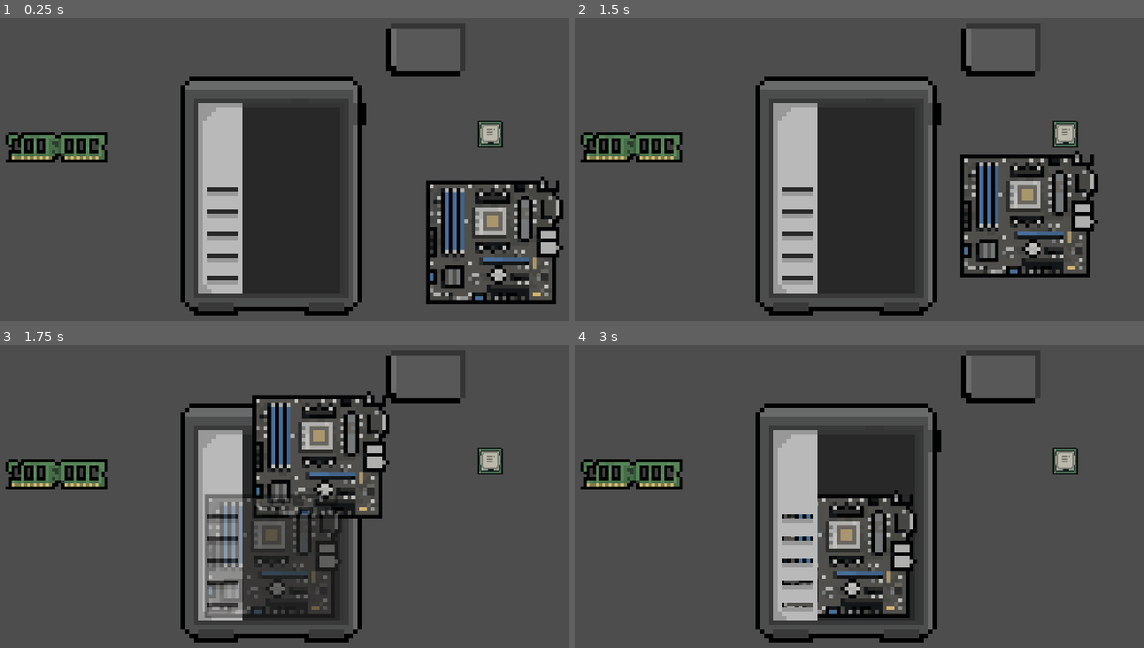
Above: before the commit, frames 1-4 (two rows, left to right).
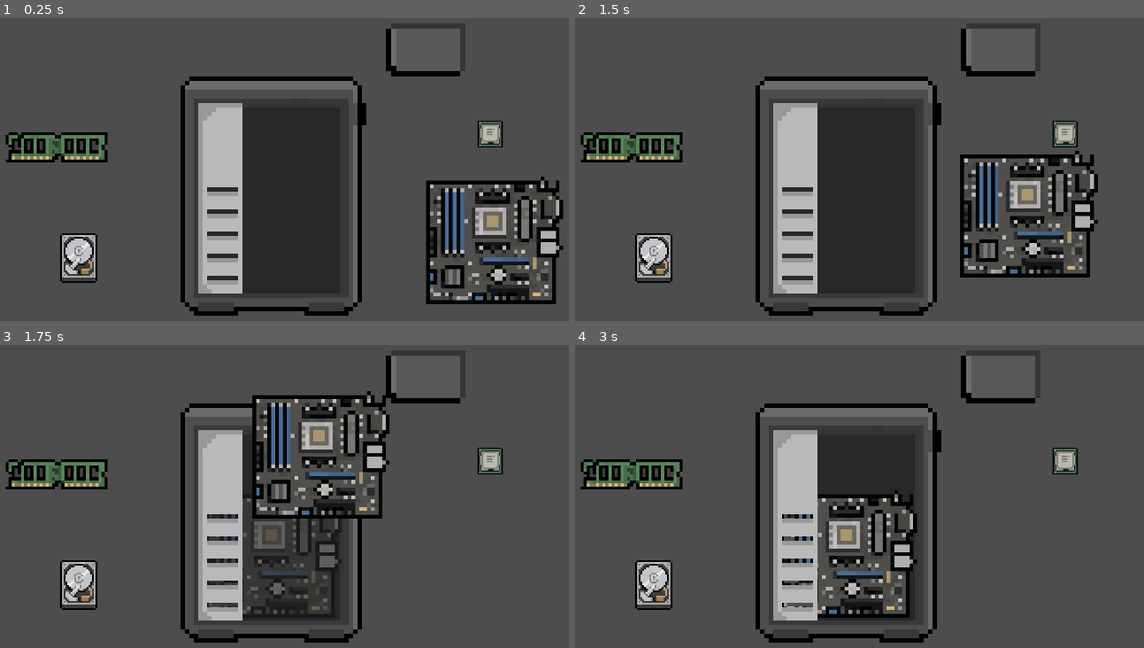
Above: after the commit, the same moments.

Repository: Raikosuu/Full-Tech-Panic_Public
Game: Godot game, scene res://scenes/minigame_1_v_2.tscn
Two runs of this game, one before a commit and one after it. Both use one fixed random seed, a clock stepped at 60 frames per second and the inputs below. This scene is started directly instead of the project's main scene.
Inputs (mouse positions are in pixels of both pictures, inside the frame that each line leads up to):
- Up to frame 1 (0.25 s): no input
- Up to frame 2 (1.5 s): tap Enter at 0.5 s; move the mouse to (813, 266) at 0.52 s; hold W (move_up) 0.53-1.25 s; click (813, 266) at 0.67 s; tap Space at 1.25 s; drag from (1058, 248) to (876, 130) at 1.27 s
- Up to frame 3 (1.75 s): no input
- Up to frame 4 (3 s): move the mouse to (637, 454) at 2.02 s; hold A (move_left) 2.03-2.75 s; tap Enter at 2.75 s; drag from (882, 514) to (637, 454) at 2.77 s

The runs differ from the first frame. In frame 1, 0.8% of the frame differs, in the area x 10-18%, y 71-88%; in frame 2, 0.8%; in frame 3, 3.5%, in the area x 10-60%, y 47-91%; in frame 4, 0.8%.

Commit message:
added rack as a scene

Diff:
--- /dev/null
+++ b/scenes/hdd.tscn
@@ -0,0 +1,19 @@
+[gd_scene load_steps=4 format=3 uid="uid://cou02t2vy1mu2"]
+
+[ext_resource type="Texture2D" uid="uid://b2j0d4davo0m3" path="res://assets/Computer parts/Hard_Drive.png" id="1_0t6ff"]
+[ext_resource type="Script" uid="uid://cem6evwl5yqfo" path="res://scripts/HDDscript.gd" id="1_gcjr5"]
+
+[sub_resource type="RectangleShape2D" id="RectangleShape2D_gcjr5"]
+size = Vector2(8, 10)
+
+[node name="HDD" type="RigidBody2D"]
+linear_damp = 50.0
+angular_damp = 50.0
+script = ExtResource("1_gcjr5")
+
+[node name="Sprite2D" type="Sprite2D" parent="."]
+scale = Vector2(0.4, 0.4)
+texture = ExtResource("1_0t6ff")
+
+[node name="CollisionShape2D" type="CollisionShape2D" parent="."]
+shape = SubResource("RectangleShape2D_gcjr5")
--- a/scenes/minigame_1_v_2.tscn
+++ b/scenes/minigame_1_v_2.tscn
@@ -7,9 +7,9 @@
 [ext_resource type="Script" uid="uid://mxawbst031b8" path="res://scripts/BATTERYscript.gd" id="5_fpq7e"]
 [ext_resource type="PackedScene" uid="uid://t6monse15254" path="res://scenes/cpu.tscn" id="6_s7b8k"]
 [ext_resource type="PackedScene" uid="uid://ccxttvxg0gs8" path="res://scenes/screws.tscn" id="7_s6qws"]
-[ext_resource type="Texture2D" uid="uid://b872a5vfmj6u" path="res://assets/Computer parts/SystemUnit/SU_Rack.png" id="7_vlne0"]
-[ext_resource type="Texture2D" uid="uid://b8j02e8bkpfij" path="res://assets/Computer parts/SystemUnit/SU_HDDRack.png" id="9_qbqew"]
+[ext_resource type="PackedScene" uid="uid://c380fba04gpma" path="res://scenes/su_rack.tscn" id="8_qbqew"]
 [ext_resource type="PackedScene" uid="uid://pgpcgeywpbc5" path="res://scenes/ram_module.tscn" id="10_qbqew"]
+[ext_resource type="PackedScene" uid="uid://cou02t2vy1mu2" path="res://scenes/hdd.tscn" id="11_6j407"]
 
 [node name="Minigame1_v2" type="Node2D"]
 
@@ -17,6 +17,17 @@
 zoom = Vector2(8, 8)
 
 [node name="SU_main" parent="." instance=ExtResource("1_xsi8y")]
+
+[node name="Battery_snapzone" parent="SU_main" instance=ExtResource("4_cn6rf")]
+position = Vector2(7, -13)
+scale = Vector2(0.5, 0.5)
+accepted_components = Array[NodePath]([NodePath("../../SU_Battery")])
+accepted_type = "BATTERY"
+
+[node name="MoBo_snapzone" parent="SU_main" instance=ExtResource("4_cn6rf")]
+position = Vector2(0, 9)
+accepted_components = Array[NodePath]([NodePath("../../MoBo")])
+accepted_type = "MOBO"
 
 [node name="MoBo" parent="." instance=ExtResource("1_8f04i")]
 position = Vector2(50, 12)
@@ -46,30 +57,10 @@
 linear_damp = 50.0
 angular_damp = 50.0
 
-[node name="SuRack" type="Sprite2D" parent="."]
-texture = ExtResource("7_vlne0")
+[node name="SuRack" parent="." instance=ExtResource("8_qbqew")]
 
-[node name="snapzones" type="Node2D" parent="."]
-
-[node name="Battery_snapzone" parent="snapzones" instance=ExtResource("4_cn6rf")]
-position = Vector2(7, -13)
-scale = Vector2(0.5, 0.5)
-accepted_components = Array[NodePath]([NodePath("../../SU_Battery")])
-accepted_type = "BATTERY"
-
-[node name="HDD_snapzone" parent="snapzones" instance=ExtResource("4_cn6rf")]
-position = Vector2(-12, 16)
-scale = Vector2(0.4, 0.4)
-accepted_type = "HDD"
-remove_component = true
-target_sprite = NodePath("../../SuRack")
-snapped_texture = ExtResource("9_qbqew")
-allow_preview = false
-
-[node name="MoBo_snapzone" parent="snapzones" instance=ExtResource("4_cn6rf")]
-position = Vector2(0, 9)
-accepted_components = Array[NodePath]([NodePath("../../MoBo")])
-accepted_type = "MOBO"
+[node name="HDD" parent="." instance=ExtResource("11_6j407")]
+position = Vector2(-44, 16)
 
 [node name="Screws" type="Node2D" parent="."]
 visible = false
--- /dev/null
+++ b/scenes/su_rack.tscn
@@ -0,0 +1,27 @@
+[gd_scene load_steps=5 format=3 uid="uid://c380fba04gpma"]
+
+[ext_resource type="Texture2D" uid="uid://b872a5vfmj6u" path="res://assets/Computer parts/SystemUnit/SU_Rack.png" id="1_76nbd"]
+[ext_resource type="PackedScene" uid="uid://bhph80goxwfn5" path="res://scenes/snap_zone.tscn" id="2_rp81c"]
+[ext_resource type="Texture2D" uid="uid://b8j02e8bkpfij" path="res://assets/Computer parts/SystemUnit/SU_HDDRack.png" id="3_b1r2p"]
+
+[sub_resource type="SegmentShape2D" id="SegmentShape2D_76nbd"]
+a = Vector2(-16, -19)
+b = Vector2(-16, 24)
+
+[node name="SuRack" type="StaticBody2D"]
+
+[node name="Sprite2D" type="Sprite2D" parent="."]
+texture = ExtResource("1_76nbd")
+
+[node name="CollisionShape2D" type="CollisionShape2D" parent="."]
+shape = SubResource("SegmentShape2D_76nbd")
+
+[node name="HDD_snapzone" parent="." instance=ExtResource("2_rp81c")]
+position = Vector2(-12, 16)
+scale = Vector2(0.4, 0.4)
+accepted_components = Array[NodePath]([NodePath("../../HDD")])
+accepted_type = "HDD"
+remove_component = true
+target_sprite = NodePath("../Sprite2D")
+snapped_texture = ExtResource("3_b1r2p")
+allow_preview = false
--- /dev/null
+++ b/scripts/HDDscript.gd
@@ -0,0 +1,6 @@
+# Access main controls
+extends "res://scripts/drag_cont.gd"
+
+func _ready() -> void:
+	component_type = "HDD"
+	super._ready()  # calls DraggableComponent _ready()
Not shown, added: scripts/HDDscript.gd.uid
